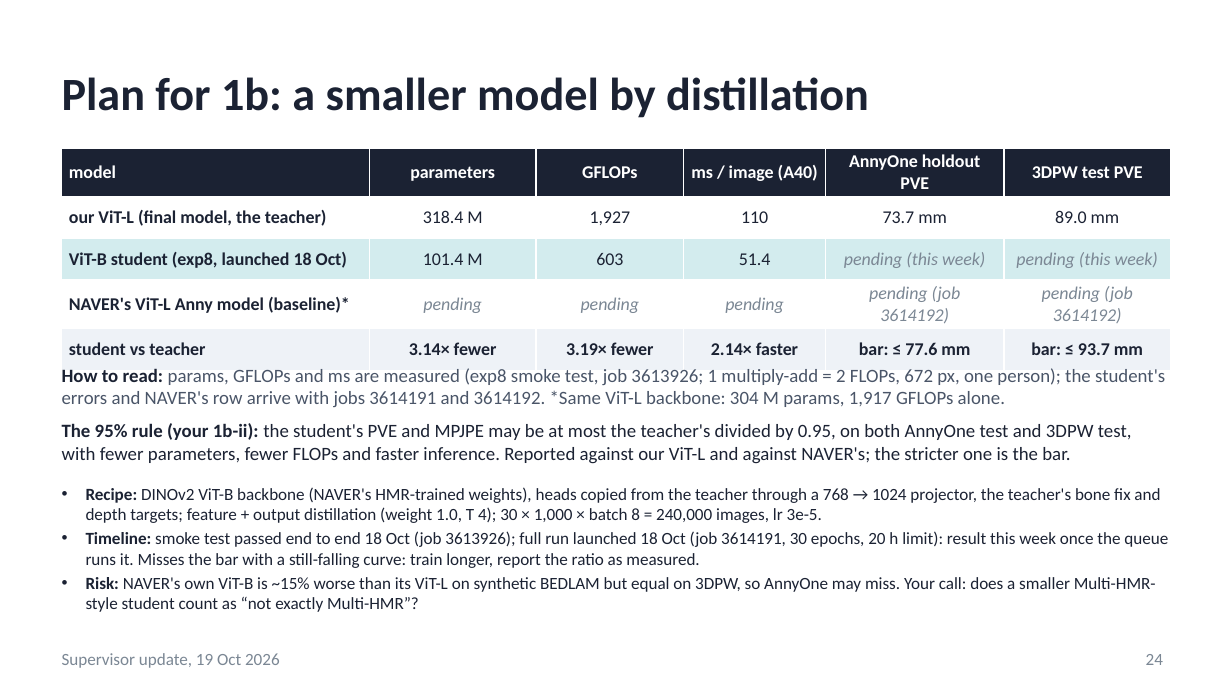
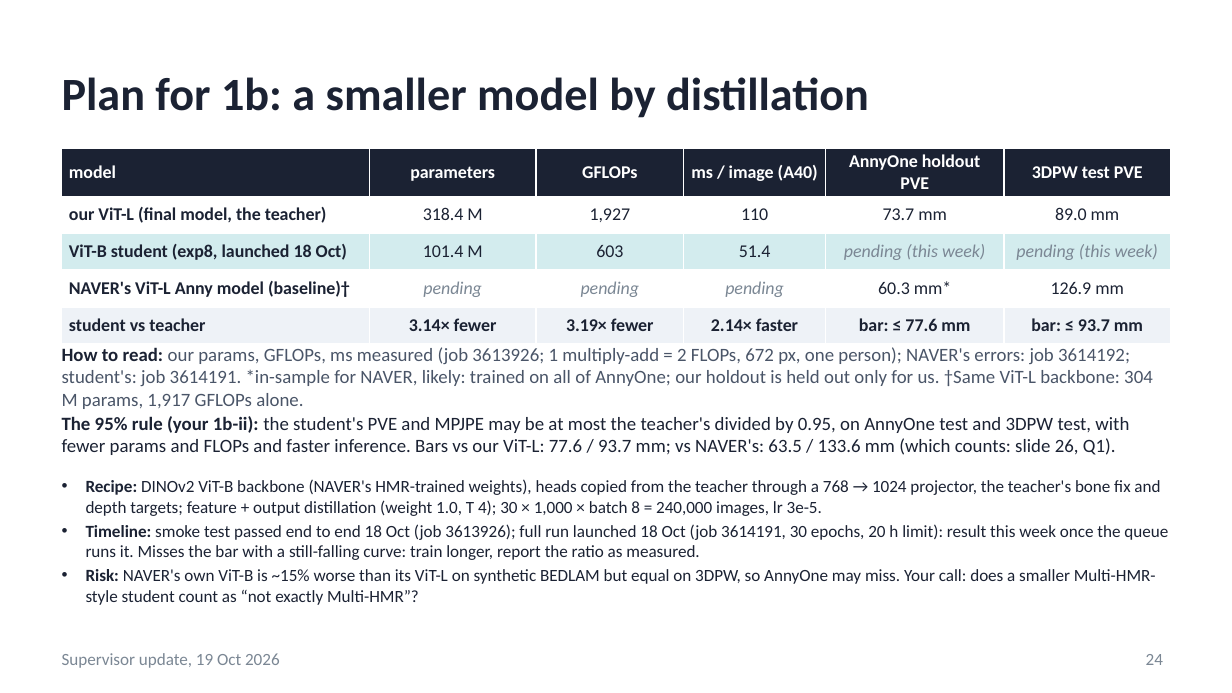
Before and after one commit to saadnajib/Multi-Person-Whole-Body-Human-Mesh-Recovery-in-a-Single-Shot-with-Annyone-dataset-and-3dpw-dataset, a slide deck: slide 24 of docs/supervisor_update_2026-10-19.pptx. Drawn at 1232x693 pixels with LibreOffice and Linux fonts; fonts in the diff are those of the drawing. Boxes give left, top, right and bottom in pixels: in the first picture for what was removed or moved away, otherwise in the second. Text is boxed around its words. In the diff, an @@ line names an element or a change of style, - is before the commit and + after.

```diff
--- a/docs/supervisor_update_2026-10-19.pptx
+++ b/docs/supervisor_update_2026-10-19.pptx
@@ table at <box>62,148,1170,335</box> @@
-row 4: NAVER's ViT-L Anny model (baseline)* | pending | pending | pending | pending (job 3614192) | pending (job 3614192)
+row 4: NAVER's ViT-L Anny model (baseline)† | pending | pending | pending | 60.3 mm* | 126.9 mm
@@ text at <box>62,347,1153,409</box>: text changed @@
-How to read: params, GFLOPs and ms are measured (exp8 smoke test, job 3613926; 1 multiply-add = 2 FLOPs, 672 px, one person); the student's errors and NAVER's row arrive with jobs 3614191 and 3614192. *Same ViT-L backbone: 304 M params, 1,917 GFLOPs alone.
+How to read: our params, GFLOPs, ms measured (job 3613926; 1 multiply-add = 2 FLOPs, 672 px, one person); NAVER's errors: job 3614192; student's: job 3614191. *in-sample for NAVER, likely: trained on all of AnnyOne; our holdout is held out only for us. †Same ViT-L backbone: 304 M params, 1,917 GFLOPs alone.
@@ text at <box>62,416,1129,455</box>: text changed @@
-The 95% rule (your 1b-ii): the student's PVE and MPJPE may be at most the teacher's divided by 0.95, on both AnnyOne test and 3DPW test, with fewer parameters, fewer FLOPs and faster inference. Reported against our ViT-L and against NAVER's; the stricter one is the bar.
+The 95% rule (your 1b-ii): the student's PVE and MPJPE may be at most the teacher's divided by 0.95, on AnnyOne test and 3DPW test, with fewer params and FLOPs and faster inference. Bars vs our ViT-L: 77.6 / 93.7 mm; vs NAVER's: 63.5 / 133.6 mm (which counts: slide 26, Q1).
@@ text "Recipe: DINOv2 ViT-B backbone (NAVER's ...": place and size @@
-text "Recipe: DINOv2 ViT-B backbone (NAVER's ..." at <box>86,487,1168,612</box>
+text "Recipe: DINOv2 ViT-B backbone (NAVER's ..." at <box>86,479,1168,605</box>
```
Also in this commit, not shown: 5 other slides changed, 6 other files.
